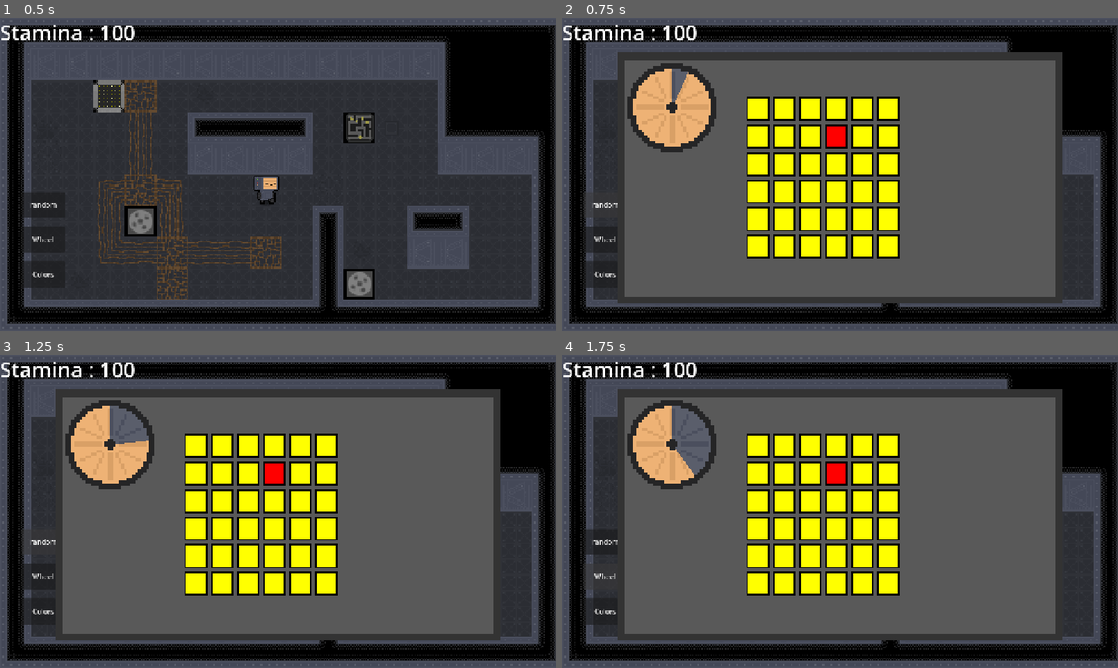
Above: before the commit, frames 1-4 (two rows, left to right).
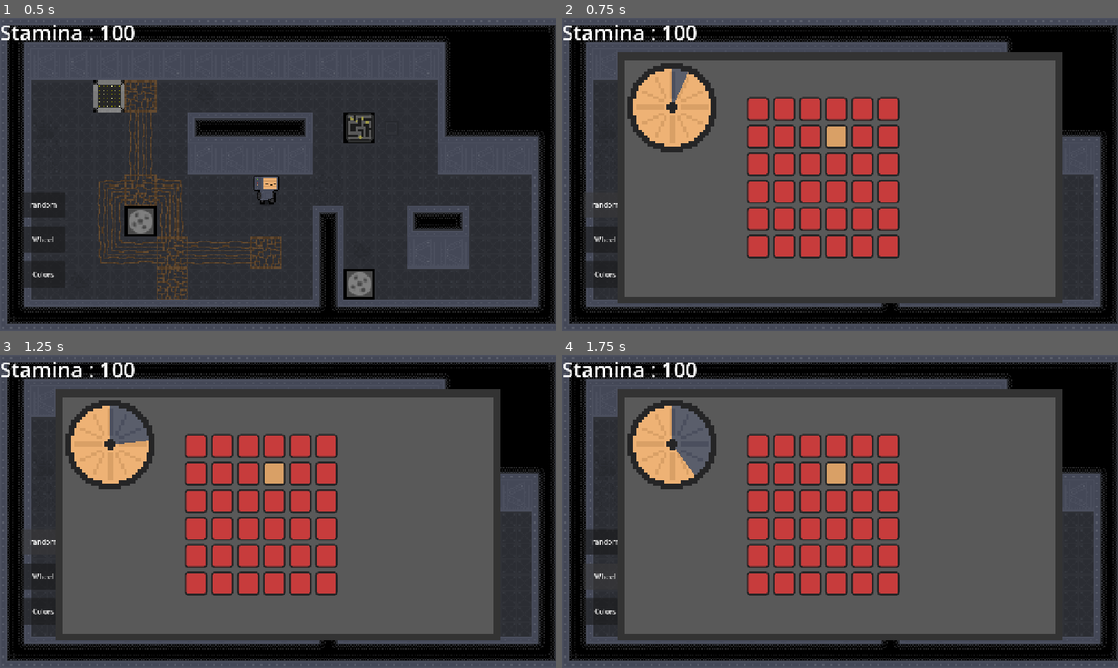
Above: after the commit, the same moments.

Repository: DuneRanger/MSI-GameJam
Game: Godot game, scene res://scenes/game/game.tscn
Same seed, same stepped clock (60 frames per second), same inputs: the game is played once before the commit and once after it.
Inputs:
- Up to frame 1 (0.5 s): no input
- Up to frame 2 (0.75 s): click "random" at 0.5 s
- Up to frame 3 (1.25 s): no input
- Up to frame 4 (1.75 s): click "Wheel" at 1.25 s

Frame 1 is identical in both runs. In frame 2, 11% of the frame differs, in the area x 33-61%, y 25-77%; in frame 3, 11%; in frame 4, 11%.

Commit message:
add prettier color buttons

Diff:
--- a/scenes/game/machines/minigames/color_find.tscn
+++ b/scenes/game/machines/minigames/color_find.tscn
@@ -4,19 +4,10 @@
 [ext_resource type="Script" uid="uid://cpk46bvsywjea" path="res://scripts/game/machines/minigames/color_find.gd" id="2_xu43s"]
 [ext_resource type="PackedScene" uid="uid://cajpb17ecv1w7" path="res://scenes/game/machines/minigames/color_find_button.tscn" id="3_i6kbu"]
 
-[sub_resource type="StyleBoxFlat" id="StyleBoxFlat_kl53k"]
-bg_color = Color(1, 0, 0, 1)
-border_width_left = 5
-border_width_top = 5
-border_width_right = 5
-border_width_bottom = 5
-border_color = Color(0, 0, 0, 1)
-corner_detail = 12
-
 [node name="ColorFind" unique_id=1172947997 instance=ExtResource("1_ts2xa")]
 script = ExtResource("2_xu43s")
 button_scene = ExtResource("3_i6kbu")
-wrong_button_theme = SubResource("StyleBoxFlat_kl53k")
+different_button_color = Color(0.8509804, 0.627451, 0.4, 1)
 
 [node name="GridContainer" type="GridContainer" parent="." index="3" unique_id=1635588790]
 layout_mode = 1
--- a/scenes/game/machines/minigames/color_find_button.tscn
+++ b/scenes/game/machines/minigames/color_find_button.tscn
@@ -1,31 +1,40 @@
 [gd_scene format=3 uid="uid://cajpb17ecv1w7"]
 
 [sub_resource type="StyleBoxFlat" id="StyleBoxFlat_oufq2"]
-bg_color = Color(1, 1, 0, 1)
+bg_color = Color(0.78039217, 0.23529412, 0.23529412, 1)
 border_width_left = 5
 border_width_top = 5
 border_width_right = 5
 border_width_bottom = 5
-border_color = Color(0, 0, 0, 1)
-corner_detail = 12
+border_color = Color(0.14509805, 0.14509805, 0.14901961, 1)
+corner_radius_top_left = 10
+corner_radius_top_right = 10
+corner_radius_bottom_right = 10
+corner_radius_bottom_left = 10
 
 [sub_resource type="StyleBoxFlat" id="StyleBoxFlat_gr5e0"]
-bg_color = Color(0.6, 0.6, 0, 1)
+bg_color = Color(0.61960787, 0.19215687, 0.19215687, 1)
 border_width_left = 5
 border_width_top = 5
 border_width_right = 5
 border_width_bottom = 5
-border_color = Color(0, 0, 0, 1)
-corner_detail = 12
+border_color = Color(0.14509805, 0.14509805, 0.14901961, 1)
+corner_radius_top_left = 10
+corner_radius_top_right = 10
+corner_radius_bottom_right = 10
+corner_radius_bottom_left = 10
 
 [sub_resource type="StyleBoxFlat" id="StyleBoxFlat_kl53k"]
-bg_color = Color(0.8, 0.8, 0, 1)
+bg_color = Color(0.36078432, 0.11764706, 0.11764706, 1)
 border_width_left = 5
 border_width_top = 5
 border_width_right = 5
 border_width_bottom = 5
-border_color = Color(0, 0, 0, 1)
-corner_detail = 12
+border_color = Color(0.14509805, 0.14509805, 0.14901961, 1)
+corner_radius_top_left = 10
+corner_radius_top_right = 10
+corner_radius_bottom_right = 10
+corner_radius_bottom_left = 10
 
 [node name="Button" type="Button" unique_id=598935538]
 anchors_preset = 15
--- a/scripts/game/machines/minigames/color_find.gd
+++ b/scripts/game/machines/minigames/color_find.gd
@@ -4,8 +4,7 @@
 @export var button_scene : PackedScene
 var button_array : Array[Button] = []
 
-
-@export var wrong_button_theme : StyleBoxFlat
+@export var different_button_color : Color
 
 var different_button : Button
 var different_button_found : bool
@@ -25,7 +24,10 @@
 	different_button_found = false
 	$Timer.start()
 	different_button = button_array.pick_random()
-	different_button.add_theme_stylebox_override("normal", wrong_button_theme)
+	var new_style_box : StyleBoxFlat = StyleBoxFlat.new()
+	new_style_box.copy_from_resource(different_button.get_theme_stylebox("normal") as StyleBoxFlat)
+	new_style_box.bg_color = different_button_color
+	different_button.add_theme_stylebox_override("normal", new_style_box)
 	different_button.button_down.disconnect(_on_other_button_press)
 	different_button.button_down.connect(_on_different_button_press)
 
